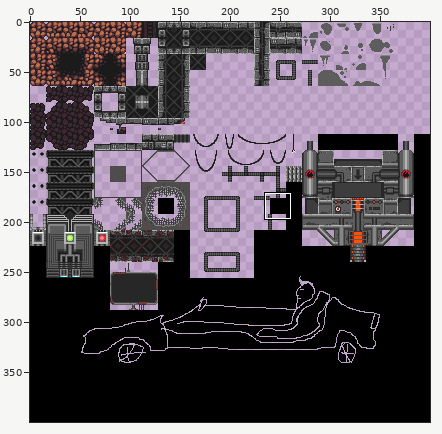
A sprite sheet gets an edit: Assets/Sprites/tilesetRobot.png. Above, an overview of the earlier version with the close-up marked.
Close-up. Earlier state:
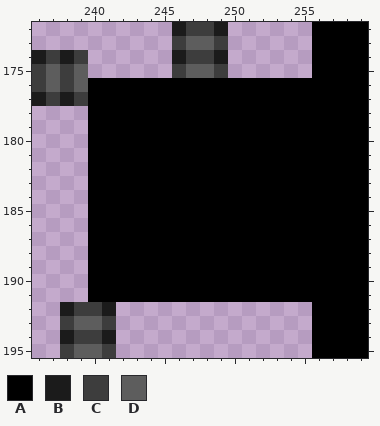
The file is 400x400 pixels. Colours within 5 levels of each other are drawn and written as one. Shown: x 236..259, y 172..195. The commit also changed other parts of the picture, which this record leaves out.
Palette (. is transparent): A #000000  B #1b1b1b  C #3d3d3d  D #5d5d5d
Pixels before, first column x 236:
172 ..........BCCB......AAAA
173 ..........CDDC......AAAA
174 BCBC......BCCB......AAAA
175 CDCD......CDDC......AAAA
176 CDCDAAAAAAAAAAAAAAAAAAAA
177 BCBCAAAAAAAAAAAAAAAAAAAA
178 ....AAAAAAAAAAAAAAAAAAAA
179 ....AAAAAAAAAAAAAAAAAAAA
180 ....AAAAAAAAAAAAAAAAAAAA
181 ....AAAAAAAAAAAAAAAAAAAA
182 ....AAAAAAAAAAAAAAAAAAAA
183 ....AAAAAAAAAAAAAAAAAAAA
184 ....AAAAAAAAAAAAAAAAAAAA
185 ....AAAAAAAAAAAAAAAAAAAA
186 ....AAAAAAAAAAAAAAAAAAAA
187 ....AAAAAAAAAAAAAAAAAAAA
188 ....AAAAAAAAAAAAAAAAAAAA
189 ....AAAAAAAAAAAAAAAAAAAA
190 ....AAAAAAAAAAAAAAAAAAAA
191 ....AAAAAAAAAAAAAAAAAAAA
192 ..BCCB..............AAAA
193 ..CDDC..............AAAA
194 ..BCCB..............AAAA
195 ..CDDC..............AAAA
New version:
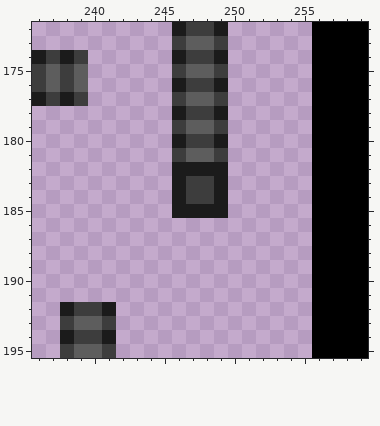
The edit:
y 176: x 240..255 AAAAAAAAAAAAAAAA -> ......BCCB......
y 177: x 240..255 AAAAAAAAAAAAAAAA -> ......CDDC......
y 178: x 240..255 AAAAAAAAAAAAAAAA -> ......BCCB......
y 179: x 240..255 AAAAAAAAAAAAAAAA -> ......CDDC......
y 180: x 240..255 AAAAAAAAAAAAAAAA -> ......BCCB......
y 181: x 240..255 AAAAAAAAAAAAAAAA -> ......CDDC......
y 182: x 240..255 AAAAAAAAAAAAAAAA -> ......BBBB......
y 183..184: x 240..255 AAAAAAAAAAAAAAAA -> ......BCCB......
y 185: x 240..255 AAAAAAAAAAAAAAAA -> ......BBBB......
y 186..191: x 240..255 AAAAAAAAAAAAAAAA -> ................
Changed places in both close-ups, as pixel boxes (x1, y1, x2, y2):
changed: (88, 78, 312, 302)
